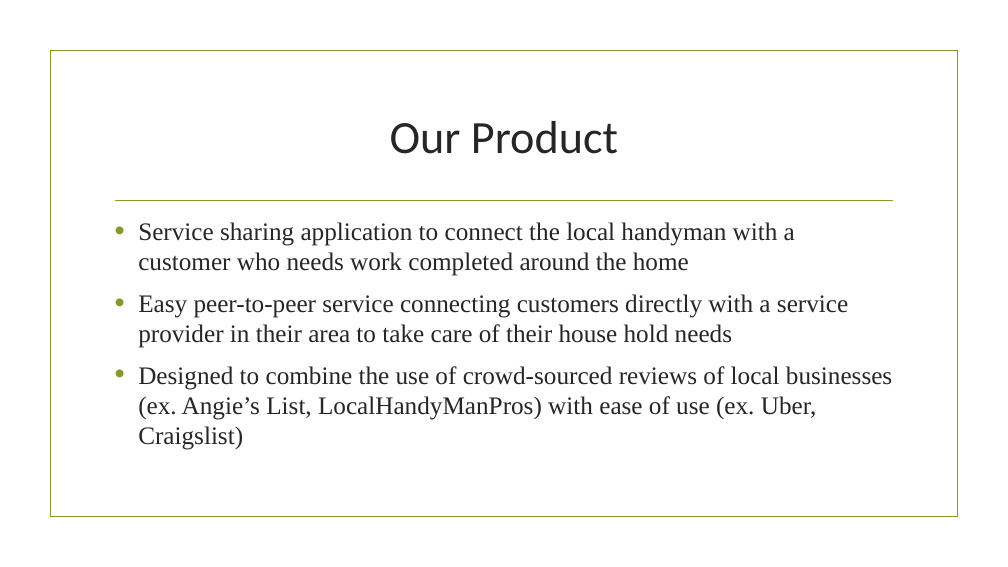
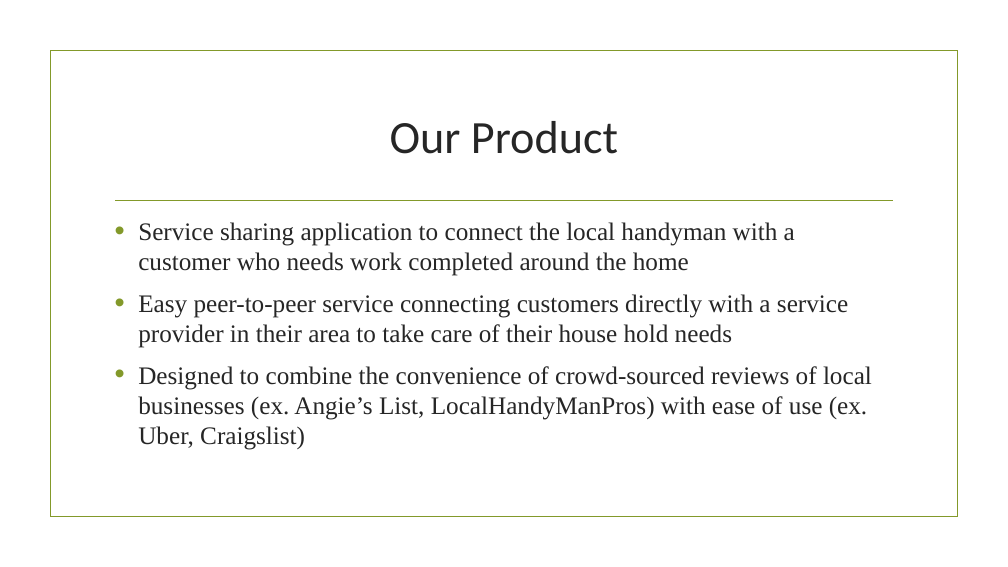
Before and after one commit to jjumbc/Software-Engineering-Group-project, a slide deck: slide 2 of Presentation/Spiral2.pptx. Drawn at 1008x567 pixels with LibreOffice and Linux fonts; fonts in the diff are those of the drawing; background and template pictures are left out. Boxes give left, top, right and bottom in pixels: in the first picture for what was removed or moved away, otherwise in the second. Text is boxed around its words. In the diff, an @@ line names an element or a change of style, - is before the commit and + after.

Commit message:
Updated presentation

```diff
--- a/Presentation/Spiral2.pptx
+++ b/Presentation/Spiral2.pptx
@@ text at (138,366,872,450): text changed @@
-• Designed to combine the use of crowd-sourced reviews of local businesses (ex. Angie’s List, LocalHandyManPros) with ease of use (ex. Uber, Craigslist)
+• Designed to combine the convenience of crowd-sourced reviews of local businesses (ex. Angie’s List, LocalHandyManPros) with ease of use (ex. Uber, Craigslist)
```
Also in this commit, not shown: 2 slides added.
